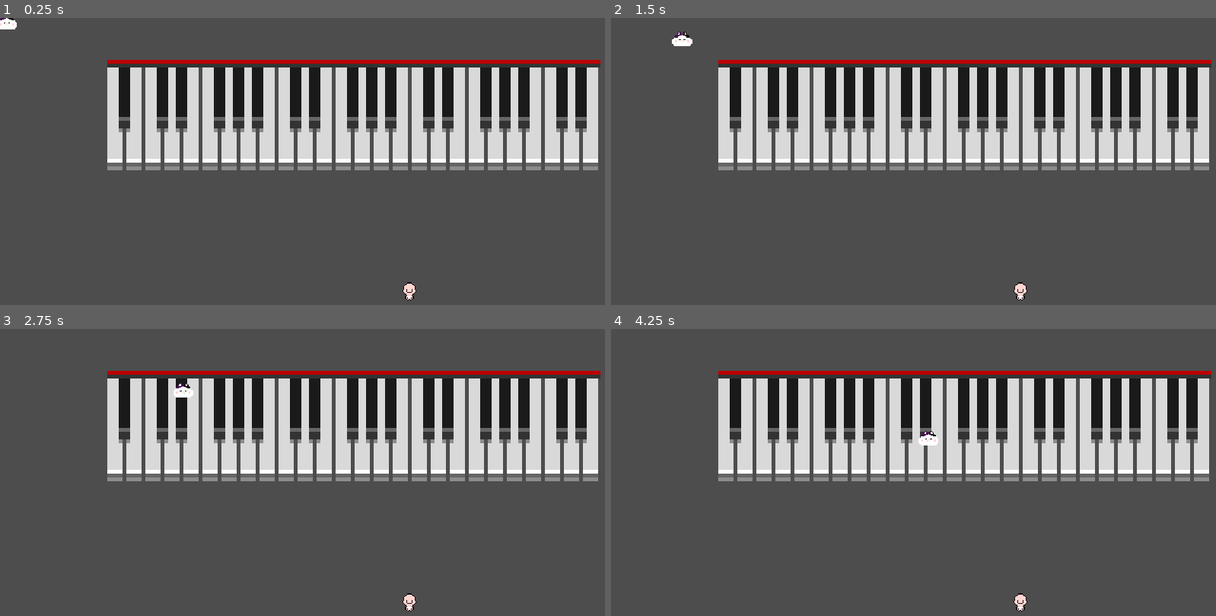
Above: before the commit, frames 1-4 (two rows, left to right).
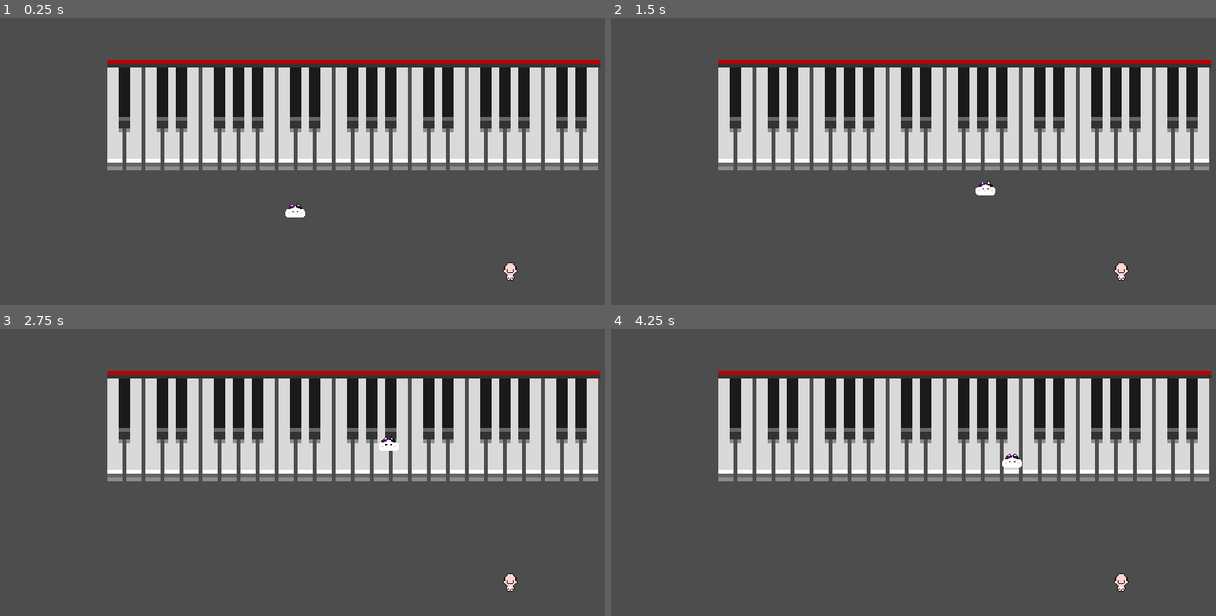
Above: after the commit, the same moments.

Repository: Sooshimi/fat-cat-lullaby
Game: Godot game, scene res://scenes/level_1.tscn
Same seed, same stepped clock (60 frames per second), same inputs: the game is played once before the commit and once after it.
Inputs (mouse positions are in pixels of both pictures, inside the frame that each line leads up to):
- Up to frame 1 (0.25 s): no input
- Up to frame 2 (1.5 s): move the mouse to (1046, 172) at 0.52 s; click (1046, 172) at 0.6 s; move the mouse to (792, 207) at 1.27 s; click (792, 207) at 1.35 s
- Up to frame 3 (2.75 s): move the mouse to (363, 423) at 2.02 s; click (363, 423) at 2.1 s
- Up to frame 4 (4.25 s): move the mouse to (883, 570) at 2.77 s; click (883, 570) at 2.85 s; move the mouse to (1101, 552) at 3.52 s; click (1101, 552) at 3.6 s

The runs differ from the first frame. In frame 1, 0.4% of the frame differs, in the area x 0-86%, y 0-99%; in frame 2, 0.5%, in the area x 10-86%, y 4-99%; in frame 3, 0.4%; in frame 4, 0.5%.

Commit message:
Clean up code and add assets

Diff:
--- a/project.godot
+++ b/project.godot
@@ -24,8 +24,8 @@
 window/size/viewport_width=640
 window/size/viewport_height=360
 window/size/always_on_top=true
-window/size/window_width_override=1280
-window/size/window_height_override=720
+window/size/window_width_override=1920
+window/size/window_height_override=1080
 window/stretch/mode="canvas_items"
 
 [input]
--- a/scenes/baby.gd
+++ b/scenes/baby.gd
@@ -23,7 +23,7 @@
 
 func chase_player(player_position:Vector2):
 	# Sets chase condition if player is within range
-	if position.distance_to(player_position) < 150:
+	if position.distance_to(player_position) < 100:
 		chase = true
 
 	if chase:
--- a/scenes/baby.tscn
+++ b/scenes/baby.tscn
@@ -1,7 +1,7 @@
 [gd_scene load_steps=4 format=3 uid="uid://du8n2u6bk366n"]
 
 [ext_resource type="Script" path="res://scenes/baby.gd" id="1_0363r"]
-[ext_resource type="Texture2D" uid="uid://d0auuxip3y0ge" path="res://assets/baby_neutral_front.png" id="1_cx5c5"]
+[ext_resource type="Texture2D" uid="uid://d0auuxip3y0ge" path="res://assets/characters/baby_neutral_front.png" id="2_b0ak6"]
 
 [sub_resource type="CapsuleShape2D" id="CapsuleShape2D_smyuq"]
 radius = 6.0
@@ -13,7 +13,7 @@
 script = ExtResource("1_0363r")
 
 [node name="Sprite2D" type="Sprite2D" parent="."]
-texture = ExtResource("1_cx5c5")
+texture = ExtResource("2_b0ak6")
 
 [node name="CollisionShape2D" type="CollisionShape2D" parent="."]
 position = Vector2(-1, -1)
--- a/scenes/fat_cat.gd
+++ b/scenes/fat_cat.gd
@@ -3,16 +3,15 @@
 var speed := 100
 var target : Vector2
 var is_moving : bool
+var is_jumping : bool
 var collision
+
+func _ready():
+	# Stop cat moving at first launch of game
+	target = global_position
 
 func _physics_process(delta):
 	get_input(delta)
-
-	# Stop player from clicking whilst cat is moving
-	if global_position.distance_to(target) > 10:
-		is_moving = true
-	else:
-		is_moving = false
 
 #	if collision:
 #		# Allows player to slide on walls
@@ -21,6 +20,10 @@
 func get_input(delta):
 	if Input.is_action_just_pressed("left_click") && !is_moving:
 		target = get_global_mouse_position()
+		is_moving = true
+	else:
+		if global_position.distance_to(target) < 10:
+			is_moving = false
 
 	collision = move_and_collide(velocity * delta, false, 0.00)
 
--- a/scenes/fat_cat.tscn
+++ b/scenes/fat_cat.tscn
@@ -1,7 +1,7 @@
 [gd_scene load_steps=4 format=3 uid="uid://kd8lrl2o8mac"]
 
 [ext_resource type="Script" path="res://scenes/fat_cat.gd" id="1_2mb82"]
-[ext_resource type="Texture2D" uid="uid://bmv40dbws6lkj" path="res://assets/fat_cat_2.png" id="2_p1bfe"]
+[ext_resource type="Texture2D" uid="uid://bmv40dbws6lkj" path="res://assets/characters/fat_cat_2.png" id="2_ab5hp"]
 
 [sub_resource type="CapsuleShape2D" id="CapsuleShape2D_5d58g"]
 radius = 5.0
@@ -13,7 +13,7 @@
 metadata/_edit_group_ = true
 
 [node name="Sprite2D" type="Sprite2D" parent="."]
-texture = ExtResource("2_p1bfe")
+texture = ExtResource("2_ab5hp")
 
 [node name="CollisionShape2D" type="CollisionShape2D" parent="."]
 rotation = 1.5708
--- a/scenes/level_1.tscn
+++ b/scenes/level_1.tscn
@@ -10,7 +10,7 @@
 position = Vector2(372, 102)
 
 [node name="FatCat" parent="." instance=ExtResource("1_tss6p")]
-position = Vector2(24, 21)
+position = Vector2(311, 205)
 
 [node name="Baby" parent="." instance=ExtResource("3_n3qp0")]
-position = Vector2(431, 288)
+position = Vector2(537, 267)
Renamed: assets/baby_neutral_front.png -> assets/characters/baby_neutral_front.png
Not shown, added: assets/characters/baby_neutral_front.png.import
Renamed: assets/fat_cat.png -> assets/characters/fat_cat.png
Not shown, changed: assets/characters/fat_cat.png.import
Renamed: assets/fat_cat_2.png -> assets/characters/fat_cat_2.png
Not shown, changed: assets/characters/fat_cat_2.png.import
Binary file added: assets/items/Interiors_free_48x48.png
Not shown, changed: assets/items/Interiors_free_48x48.png.import
Binary file added: assets/world/Room_Builder_free_48x48.png
Not shown, added: assets/world/Room_Builder_free_48x48.png.import
